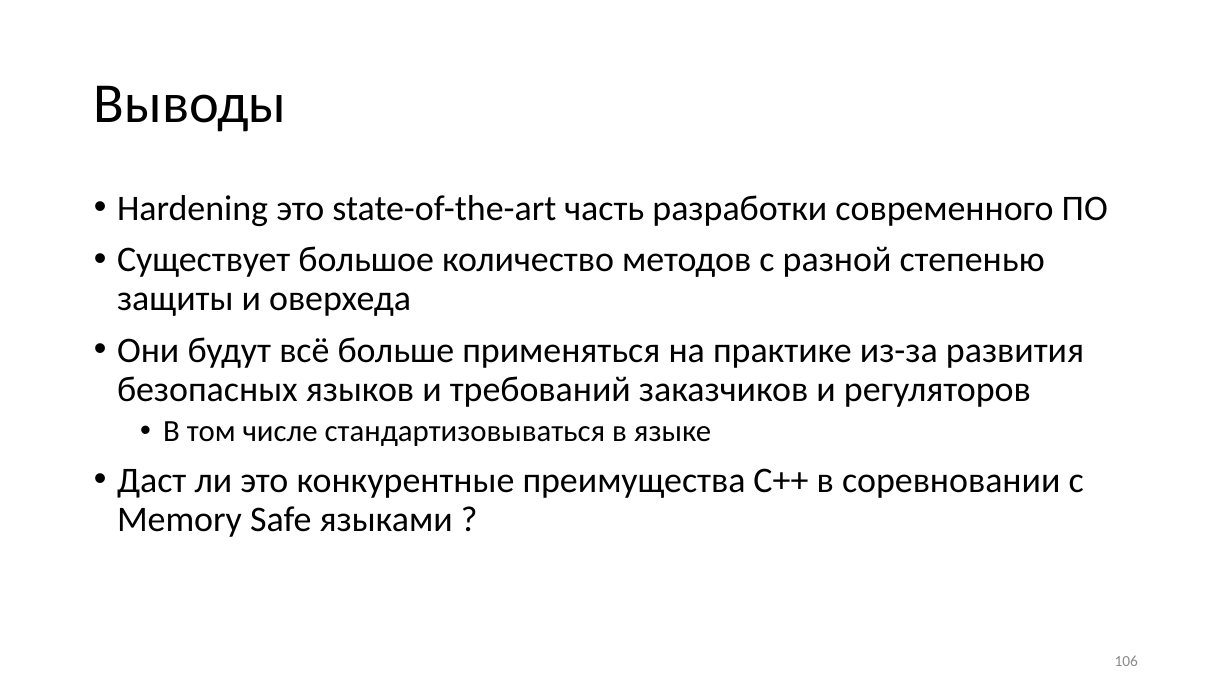
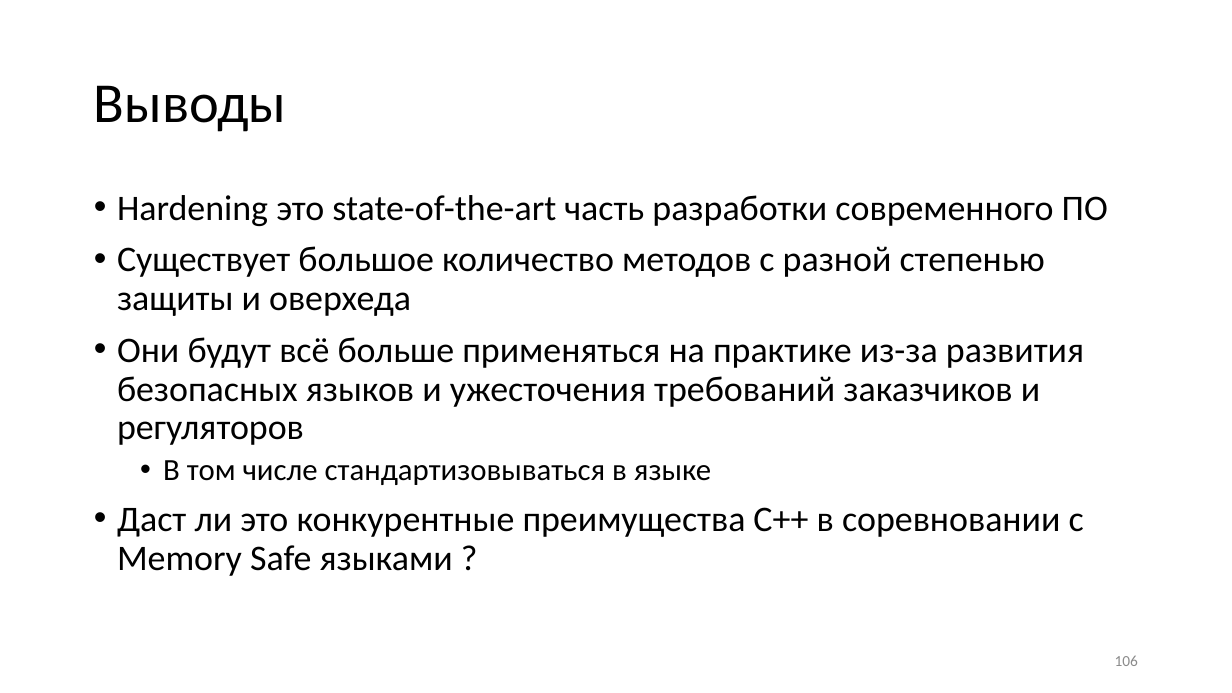
Before and after one commit to yugr/slides, a slide deck: slide 106 of CppZeroCost/2025/RU.pptx. Drawn at 1232x693 pixels with LibreOffice and Linux fonts; fonts in the diff are those of the drawing. Boxes give left, top, right and bottom in pixels: in the first picture for what was removed or moved away, otherwise in the second. Text is boxed around its words. In the diff, an @@ line names an element or a change of style, - is before the commit and + after.

```diff
--- a/CppZeroCost/2025/RU.pptx
+++ b/CppZeroCost/2025/RU.pptx
@@ text at box(117, 337, 1084, 445): text changed @@
-• Они будут всё больше применяться на практике из-за развития безопасных языков и требований заказчиков и регуляторов
+• Они будут всё больше применяться на практике из-за развития безопасных языков и ужесточения требований заказчиков и регуляторов
```
Also in this commit, not shown: 32 other slides changed, 3 other files.
